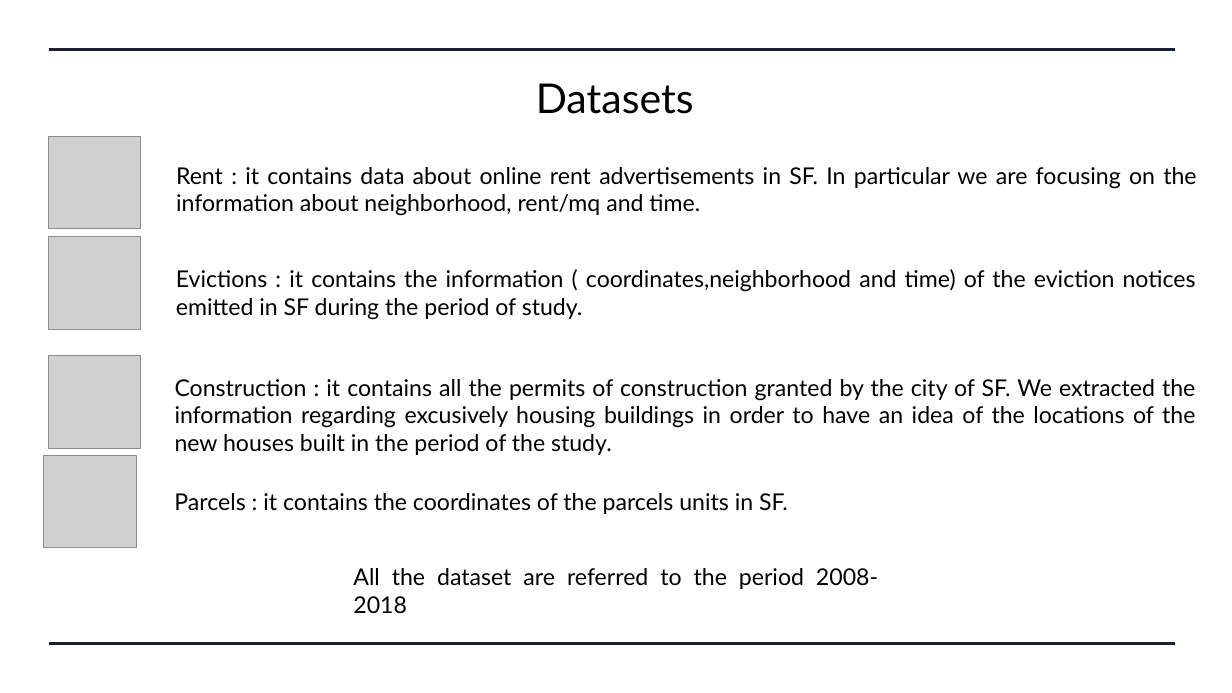
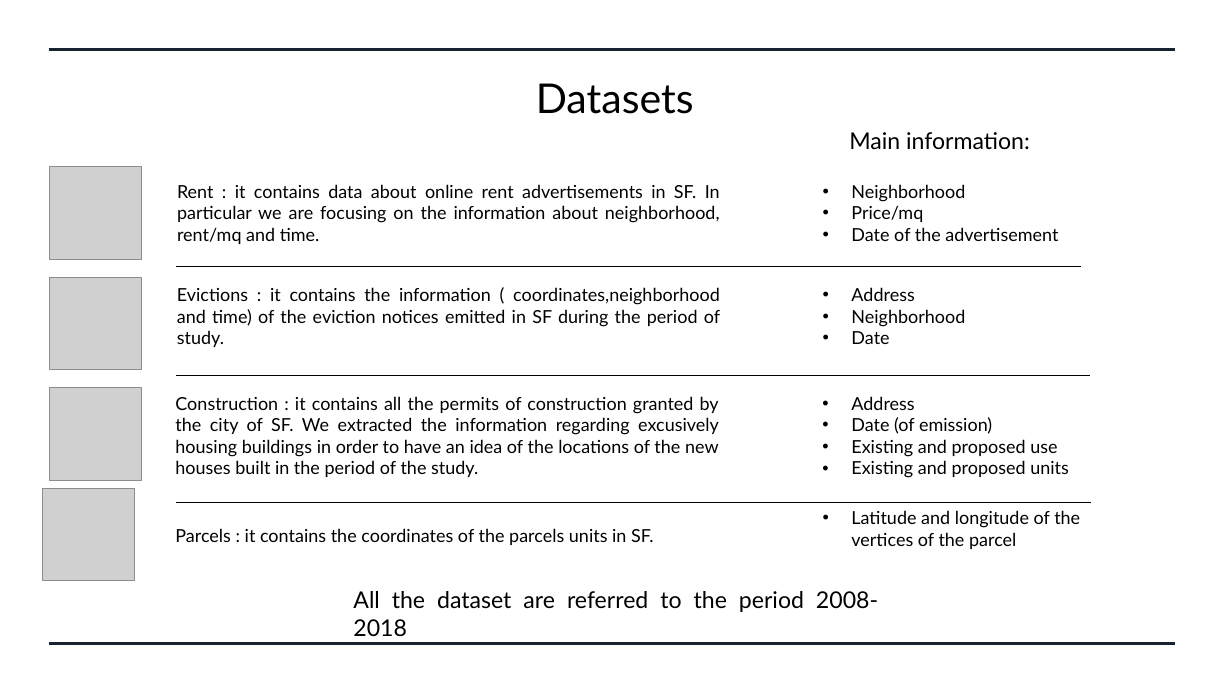
Before and after one commit to pietrobogani/SF-houses, a slide deck: slide 2 of ppt_parziale.pptx. Drawn at 1232x693 pixels with LibreOffice and Linux fonts; fonts in the diff are those of the drawing; grey boxes stand for pictures. Boxes give left, top, right and bottom in pixels: in the first picture for what was removed or moved away, otherwise in the second. Text is boxed around its words. In the diff, an @@ line names an element or a change of style, - is before the commit and + after.

```diff
--- a/ppt_parziale.pptx
+++ b/ppt_parziale.pptx
@@ text added at <box>849,132,1030,149</box>, 18 pt, text #000000 @@
+Main information:
@@ picture: place and size @@
-picture at <box>48,137,140,229</box>
+picture at <box>49,167,141,260</box>
@@ subtitle "Rent : it contains data ...": place and size @@
-subtitle "Rent : it contains data ..." at <box>176,167,1196,216</box>
+subtitle "Rent : it contains data ..." at <box>177,184,720,244</box>
@@ text added at <box>851,184,1058,241</box>, 14 pt, text #000000 @@
+• Neighborhood
+• Price/mq
+• Date of the advertisement
@@ line added from (177, 267) to (1081, 267), #000000 0.5 pt @@
@@ picture: place and size @@
-picture at <box>48,237,140,329</box>
+picture at <box>49,277,141,370</box>
@@ size 18 to 14 pt in 4 elements at <box>175,528,653,545</box>, <box>175,396,719,477</box>, <box>177,184,720,244</box>, <box>177,287,720,347</box> @@
@@ text "Evictions : it contains the ...": place and size @@
-text "Evictions : it contains the ..." at <box>176,269,1196,320</box>
+text "Evictions : it contains the ..." at <box>177,287,720,347</box>
@@ text added at <box>851,287,965,344</box>, 14 pt, text #000000 @@
+• Address
+• Neighborhood
+• Date
@@ picture: place and size @@
-picture at <box>48,356,140,448</box>
+picture at <box>49,388,141,481</box>
@@ text "Construction : it contains all ...": place and size @@
-text "Construction : it contains all ..." at <box>175,379,1195,455</box>
+text "Construction : it contains all ..." at <box>175,396,719,477</box>
@@ line added from (177, 375) to (1090, 375), #000000 0.5 pt @@
@@ text added at <box>851,396,1069,478</box>, 14 pt, text #000000 @@
+• Address
+• Date (of emission)
+• Existing and proposed use
+• Existing and proposed units
@@ picture: place and size @@
-picture at <box>43,456,136,548</box>
+picture at <box>43,489,135,581</box>
@@ line added from (177, 503) to (1092, 503), #000000 0.5 pt @@
@@ text "Parcels : it contains the ...": place and size @@
-text "Parcels : it contains the ..." at <box>174,493,788,514</box>
+text "Parcels : it contains the ..." at <box>175,528,653,545</box>
@@ text added at <box>851,510,1080,549</box>, 14 pt, text #000000 @@
+• Latitude and longitude of the vertices of the parcel
@@ text "All the dataset are referred ...": place and size @@
-text "All the dataset are referred ..." at <box>353,568,878,589</box>
+text "All the dataset are referred ..." at <box>353,591,878,612</box>
```
Also in this commit, not shown: 2 other slides changed.
